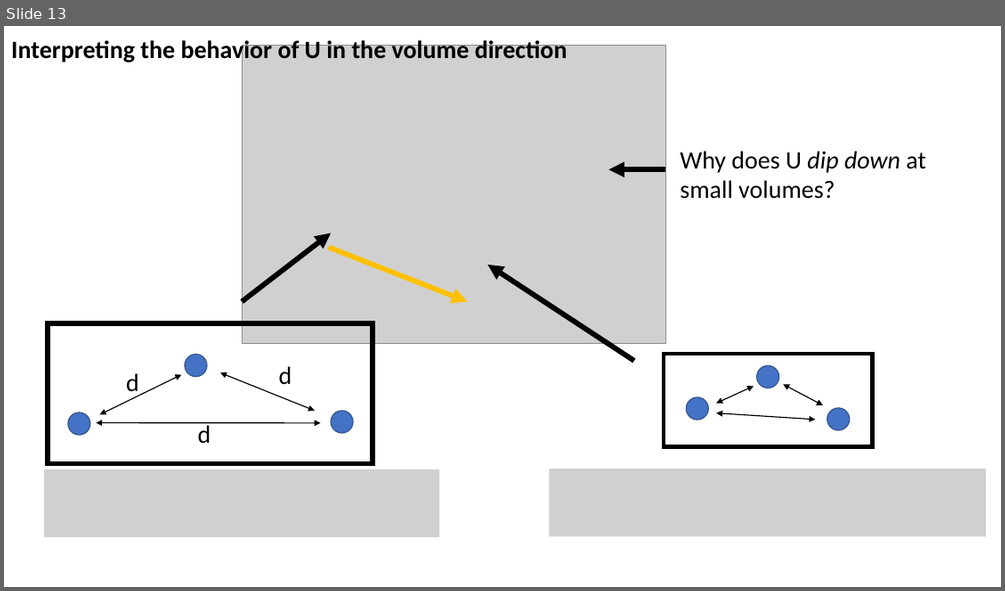
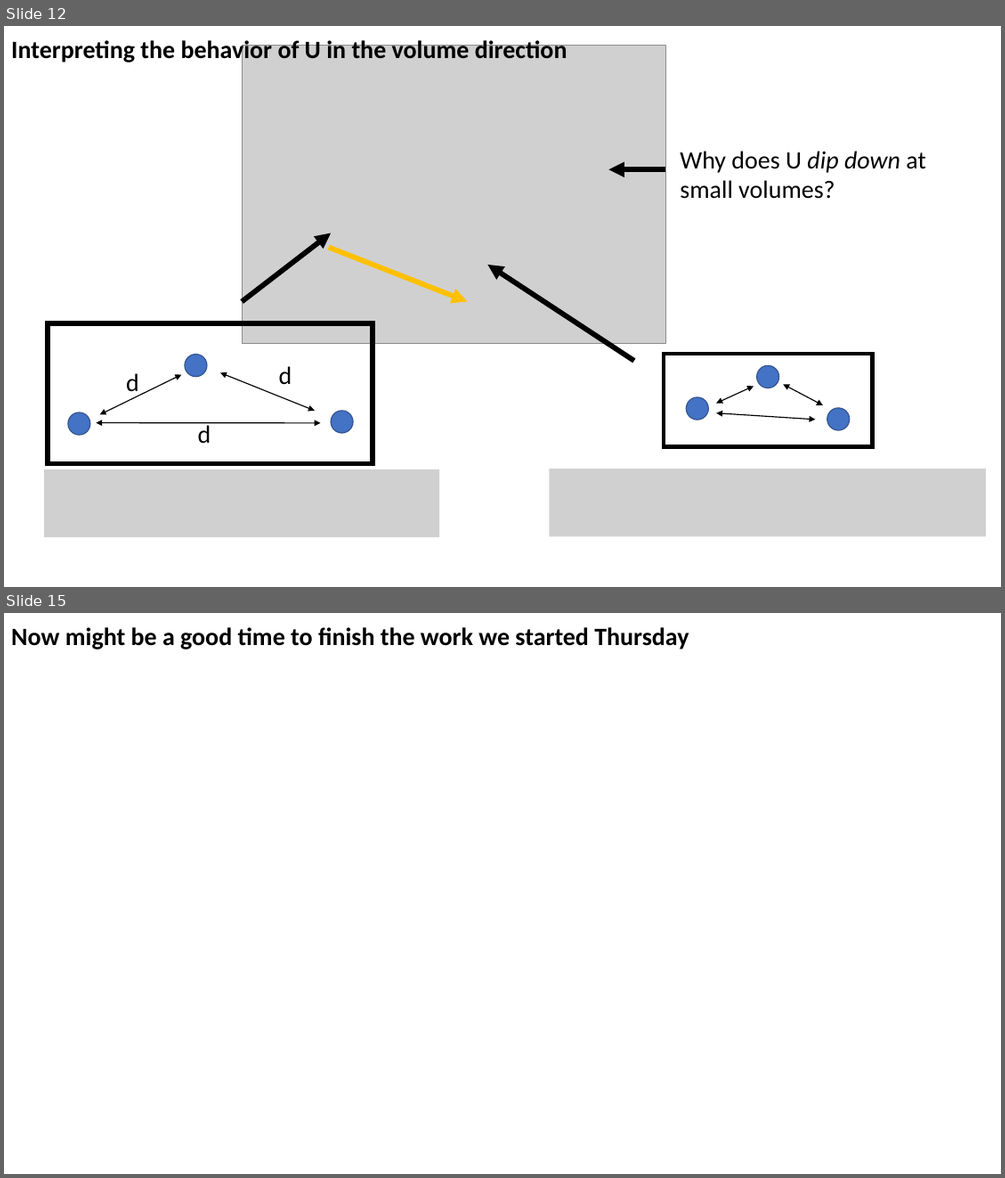
Before and after one commit to sneshyba/pypchem, a slide deck: Thermo 2022 (Neshyba)/Lectures/Week 4 - Internal energy, U/Week 4.4 - Synthesis.pptx. Shown one above the other, each under a label of ours: slide 13 before the commit, slides 12 and 15 after it; the slides between them are not shown. The pictures are 1005x591 and 1005x1178 pixels, drawn with LibreOffice and Linux fonts; fonts in the diff are those of the drawing; grey boxes stand for pictures. Boxes give left, top, right and bottom in pixels: in the first picture for what was removed or moved away, otherwise in the second. Text is boxed around its words. In the diff, an @@ line names an element or a change of style, - is before the commit and + after.

```diff
--- a/Thermo 2022 (Neshyba)/Lectures/Week 4 - Internal energy, U/Week 4.4 - Synthesis.pptx
+++ b/Thermo 2022 (Neshyba)/Lectures/Week 4 - Internal energy, U/Week 4.4 - Synthesis.pptx
@@ slide 15 added at [4,613,1001,1174], background #FFFFFF @@
@@ text added at [11,627,688,649], 24 pt, text #000000, bold @@
+Now might be a good time to finish the work we started Thursday
@@ what was slide 13 is now slide 12 @@
```
Also in this commit, not shown: 3 other slides added, 6 slides removed, 5 other files.
